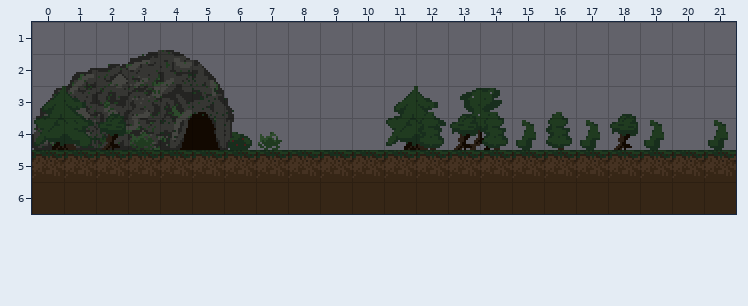
An edit to a level. Tiled map, assets/data/intro2.tmx. This is how it looked before the edit.
Cells are 16x16 px. Shown: x 0..21, y 1..6.
After:
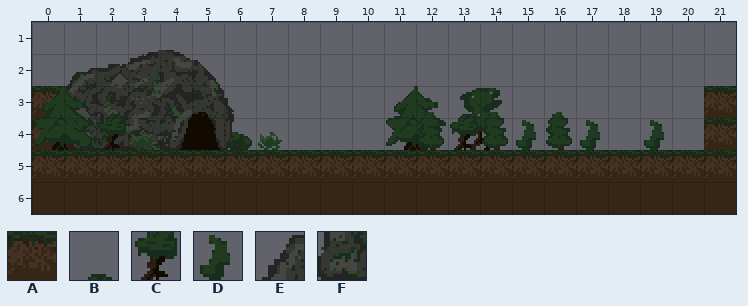
Key: from "tileset.png": A 8, B 22, C 30, D 31, E 64, F 72.
_ is an empty cell.
Commit: adding the first bunch of speechbubbles, adjusting intro scene
The edit:
{"where": "layer \"tiles\""}
{"y":3,"x":0,"old":"E","new":"A"}
{"y":3,"x":21,"old":"_","new":"A"}
{"y":4,"x":0,"old":"F","new":"A"}
{"y":4,"x":21,"old":"D","new":"A"}
{"where": "layer \"tiles2\""}
{"y":3,"x":18,"old":"B","new":"_"}
{"y":4,"x":18,"old":"C","new":"_"}
